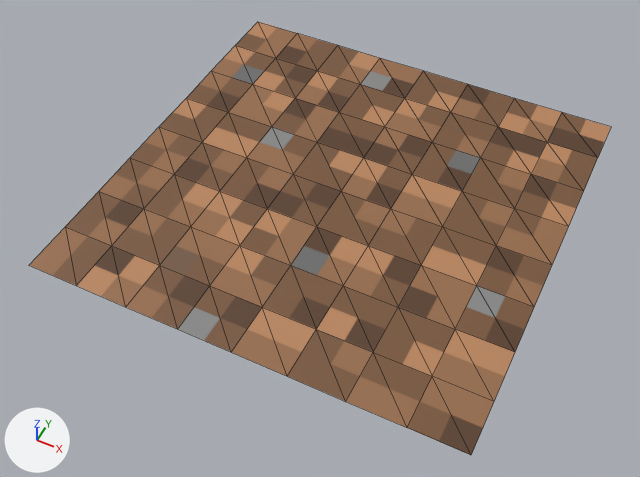
Before and after pictures for a commit that changed the Blender file model_src/tex.blend.
Rendered twice from a 50 mm lens placed at (1.21, -2.63, 2.91), pointed at (0.03, -0.27, -0.05). Every picture has the same lights, and +X, +Y and +Z are marked at lower left. Mesh edges are drawn as thin lines.
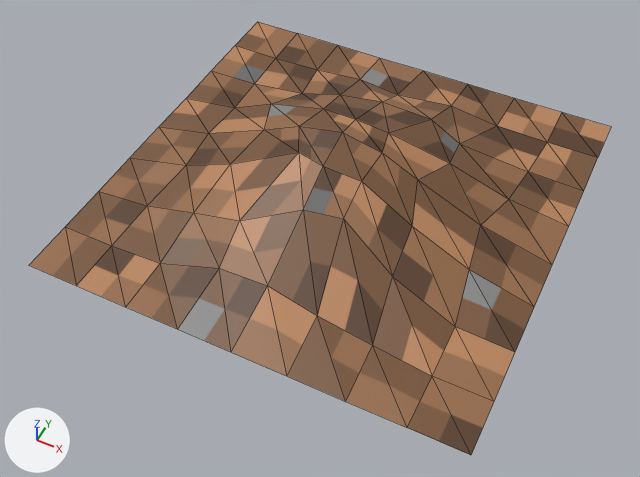
The newer file adds a shape key; the second version is drawn at full value of the shape key 'Key 1' of 'Plane', and the change is written as the vertex moves it makes.

The edits, one by one:
me_plane is used by ob_plane; location (0.0, 0.0, 0.0).
me_plane had 81 vertices, 128 faces and spanned x -1.0..1.0, y -1.0..1.0, z 0.0.
me_plane now has 81 vertices, 128 faces and spans x -1.0..1.0, y -1.0..1.0, z 0.0..0.36.
me_plane part 1: 45 of 81 vertices moved; they spanned x -0.75..0.75, y -0.75..0.75, z 0.0 and now span x -0.74..0.75, y -0.75..0.75, z 0.01..0.36; mean shift (0.0, 0.0, 0.14); largest move (0.0, 0.0, 0.0) -> (0.0, 0.0, 0.36).

Pixel boxes (x1, y1, x2, y2) of what changed, in the pictures (640 x 477 px; the box of a moved part takes in the faces that stretch with it):
part 1 of me_plane, moved or reshaped: (104, 48, 568, 414) in both
